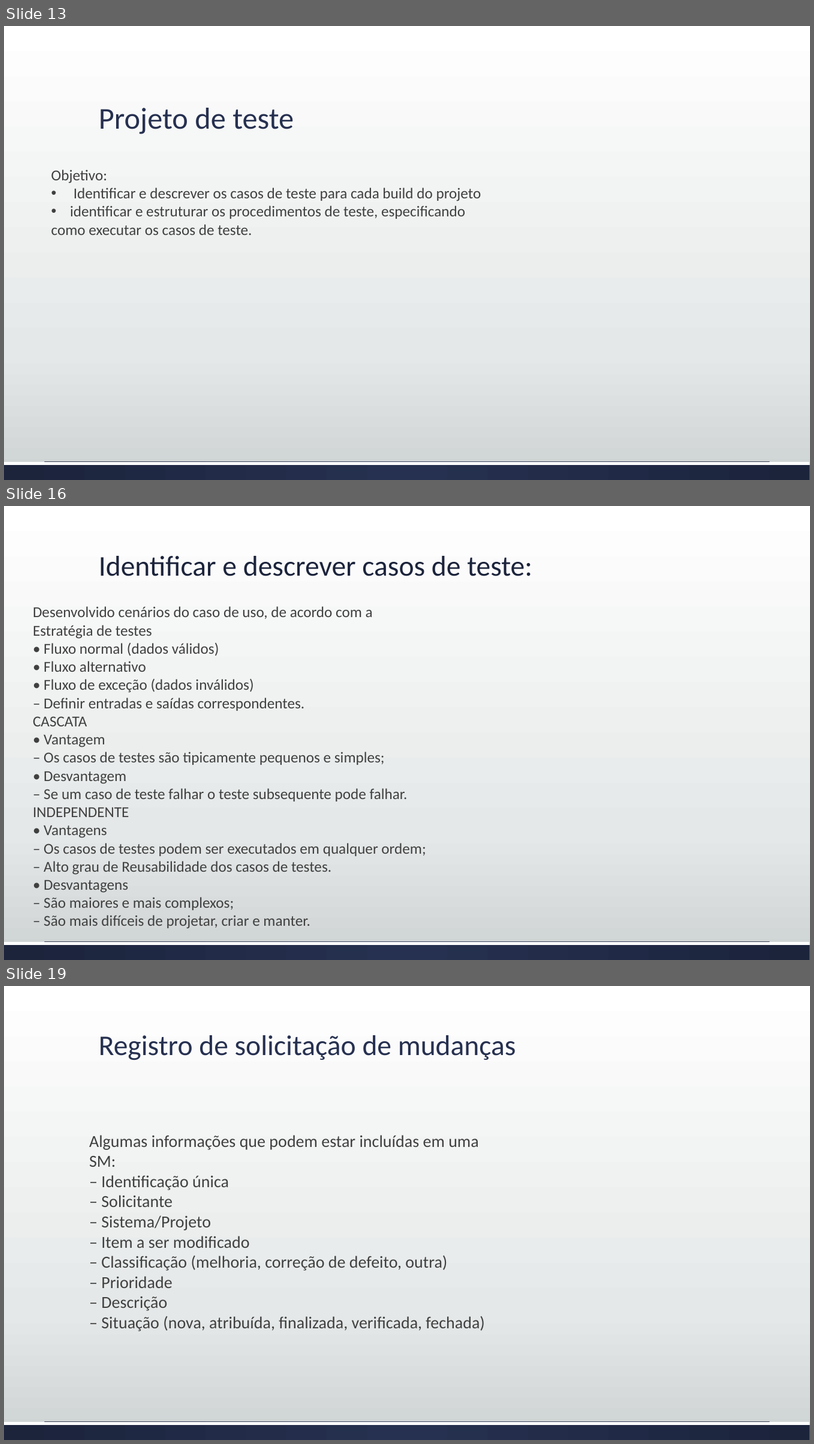
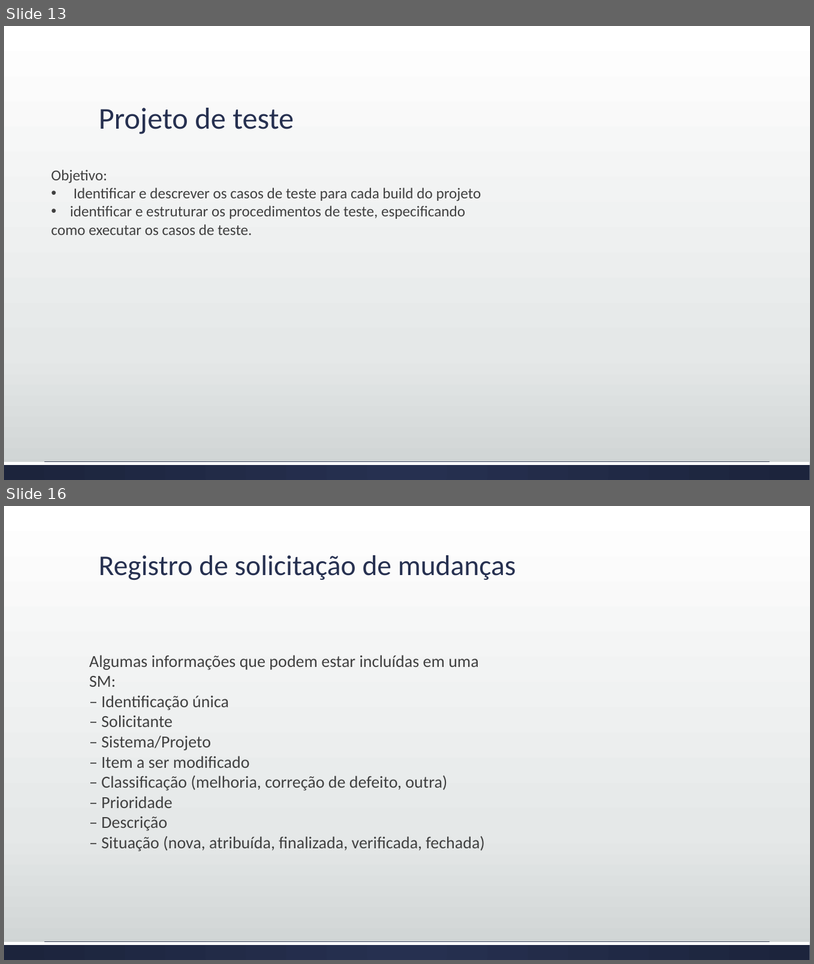
Before and after one commit to josimarpe/SIB, a slide deck: Requisitos/Plano de Projeto 1.pptx. Shown one above the other, each under a label of ours: slides 13, 16 and 19 before the commit, slides 13 and 16 after it; the slides between them are not shown. The pictures are 814x1444 and 814x964 pixels, drawn with LibreOffice and Linux fonts; fonts in the diff are those of the drawing. Boxes give left, top, right and bottom in pixels: in the first picture for what was removed or moved away, otherwise in the second. Text is boxed around its words. In the diff, an @@ line names an element or a change of style, - is before the commit and + after.

```diff
--- a/Requisitos/Plano de Projeto 1.pptx
+++ b/Requisitos/Plano de Projeto 1.pptx
@@ slide 16 removed at (x1=4, y1=506, x2=810, y2=960), background gradient #FFFFFF to #E5E8E8 to #CDD2D2; not listed: 2 template elements that a slide beside it also shows @@
@@ title removed at (x1=99, y1=556, x2=533, y2=576) @@
-Identificar e descrever casos de teste:
@@ text removed at (x1=33, y1=606, x2=426, y2=928) @@
-Desenvolvido cenários do caso de uso, de acordo com a
-Estratégia de testes
-• Fluxo normal (dados válidos)
-• Fluxo alternativo
-• Fluxo de exceção (dados inválidos)
-– Definir entradas e saídas correspondentes.
-CASCATA
-• Vantagem
-– Os casos de testes são tipicamente pequenos e simples;
-• Desvantagem
-– Se um caso de teste falhar o teste subsequente pode falhar.
-INDEPENDENTE
-• Vantagens
-– Os casos de testes podem ser executados em qualquer ordem;
-– Alto grau de Reusabilidade dos casos de testes.
-• Desvantagens
-– São maiores e mais complexos;
-– São mais difíceis de projetar, criar e manter.
@@ what was slide 19 is now slide 16 @@
```
Also in this commit, not shown: 2 slides changed, 2 slides added, 4 other slides removed.
